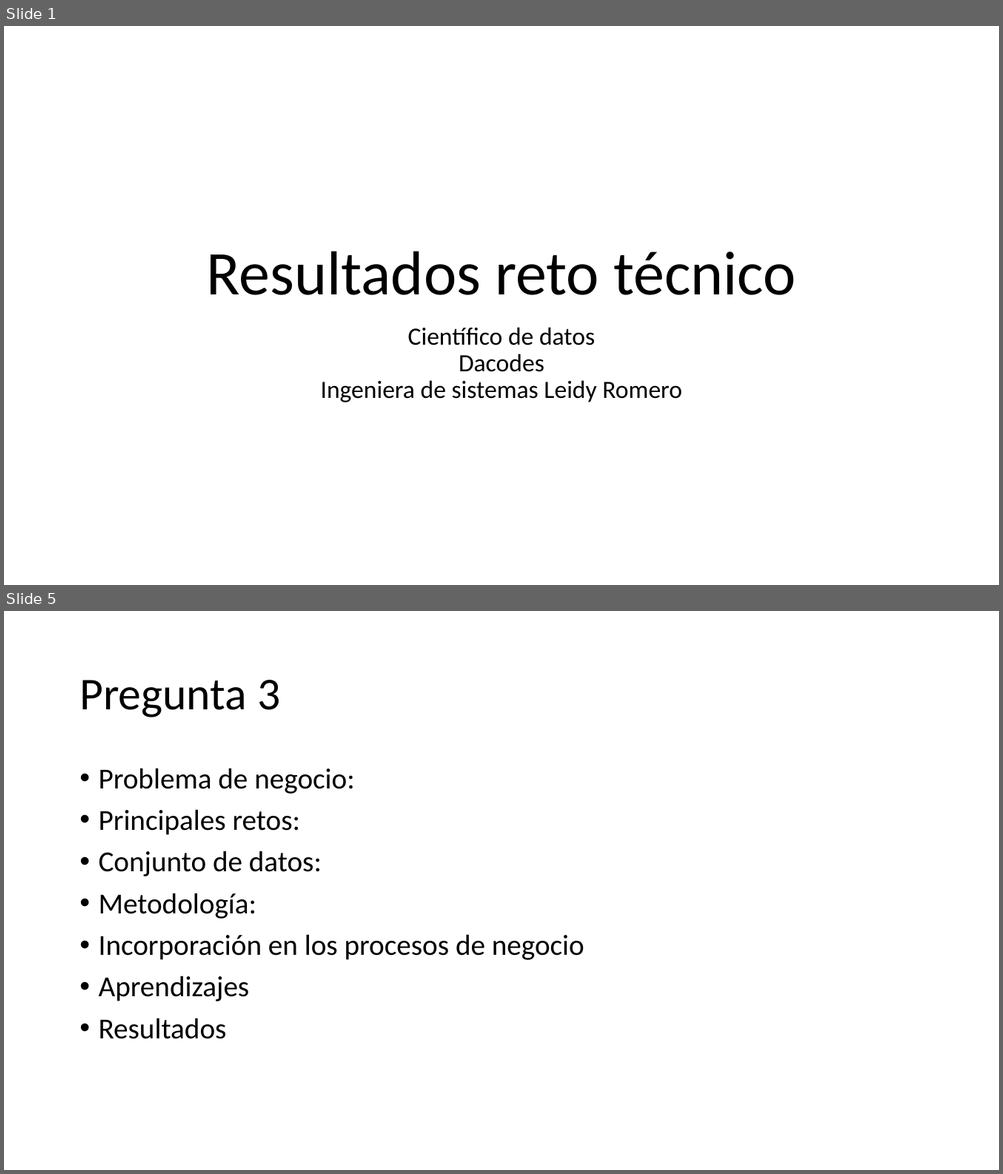
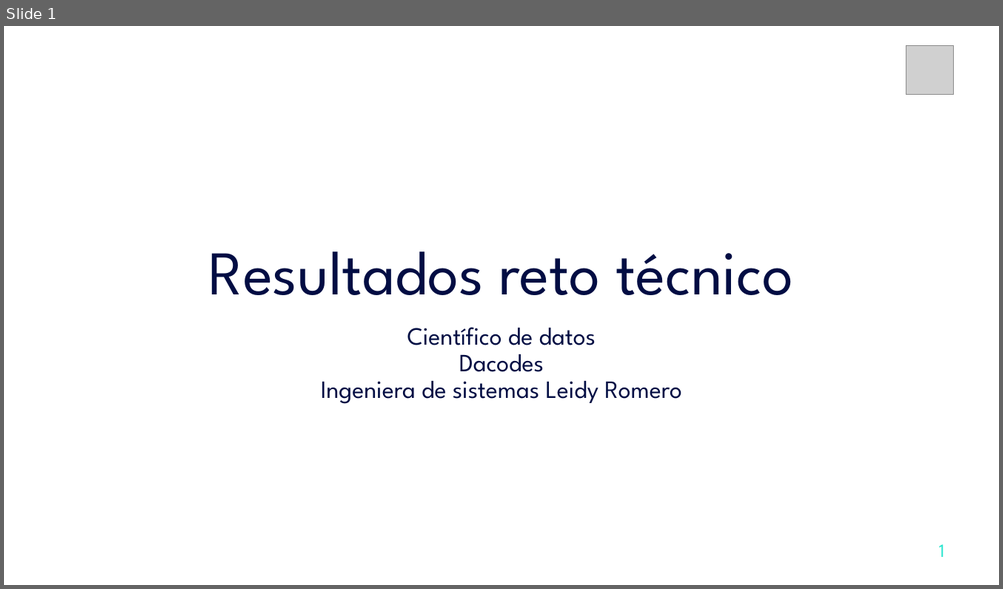
Before and after one commit to LeidyRomero/dacodes_reto, a slide deck: Presentacion corporativa.pptx. Shown one above the other, each under a label of ours: slides 1 and 5 before the commit, slide 1 after it; the slides between them are not shown. The pictures are 1003x1174 and 1003x589 pixels, drawn with LibreOffice and Linux fonts; fonts in the diff are those of the drawing; grey boxes stand for pictures. Boxes give left, top, right and bottom in pixels: in the first picture for what was removed or moved away, otherwise in the second. Text is boxed around its words. In the diff, an @@ line names an element or a change of style, - is before the commit and + after.

```diff
--- a/Presentacion corporativa.pptx
+++ b/Presentacion corporativa.pptx
@@ slide 5 removed at <box>4,611,999,1170</box>, background #FFFFFF @@
@@ title removed at <box>79,680,280,718</box> @@
-Pregunta 3
@@ text removed at <box>99,768,584,1039</box> @@
-• Problema de negocio:
-• Principales retos:
-• Conjunto de datos:
-• Metodología:
-• Incorporación en los procesos de negocio
-• Aprendizajes
-• Resultados
@@ slide 1 changed as well @@
@@ picture added at <box>905,45,953,95</box> @@
@@ title "Resultados reto técnico" at <box>209,252,793,295</box>: font Calibri to League Spartan, text colour #000000 to #020D43 @@
@@ subtitle "Científico de datos Dacodes Ingeniera ..." at <box>321,327,681,404</box>: font Calibri to League Spartan, text colour #000000 to #020D43 @@
@@ text added at <box>939,545,945,557</box>, 18 pt, text #26E5CE @@
+1
```
Also in this commit, not shown: 2 other slides changed, 5 slides added, 1 other slide removed.
